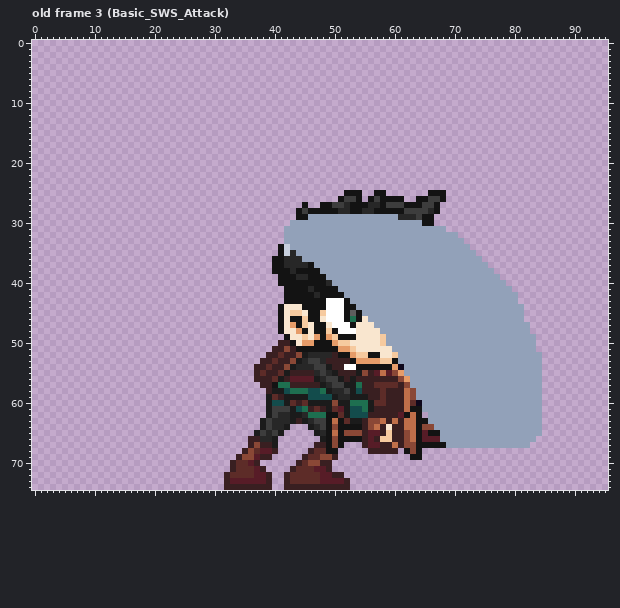
File history of a pixel-art file, Assets/player_sprite.aseprite. That is the earlier state.
96x75 pixels, 29 frames. Shown: old frame 3 (Basic_SWS_Attack). The commit also changed other frames, which this record leaves out.
Now the later version:
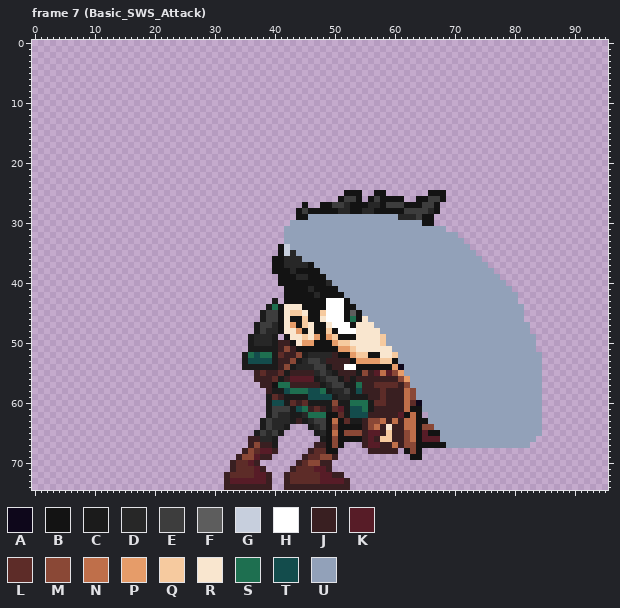
Palette (. is transparent): A #0e071b  B #131313  C #1b1b1b  D #272727  E #3d3d3d  F #5d5d5d  G #c7cfdd  H #ffffff  J #391f21  K #571c27  L #5d2c28  M #8a4836  N #bf6f4a  P #e69c69  Q #f6ca9f  R #f9e6cf  S #1e6f50  T #134c4c  U #92a1b9
A new or re-ordered frame is compared with the old frame closest to it.
From the commit log: climb animation done
The edit:
layer "Male/RightArm_Male/RightShirtSleeves_Mal" now shown
frames re-ordered
Frame 7 (Basic_SWS_Attack) against old frame 3 (Basic_SWS_Attack), layer "Male/RightArm_Male/RightShirtSleeves_Mal":
y 43: x 40 . -> C
y 44: x 39..40 .. -> CS
y 45..46: x 38..40 ... -> CEE
y 47: x 37..40 .... -> CEED
y 48: x 37..40 .... -> CEDD
y 49..50: x 36..40 ..... -> CDDDC
y 51: x 36..40 ....J -> CCCCC
y 52: x 35..40 ....JJ -> CSTSSC
y 53: x 35..40 ...JJL -> CTTTTC
y 54: x 35..40 ..JJLJ -> CCCCCC
Changed places in both pictures, as pixel boxes (x1, y1, x2, y2):
changed: (242, 298, 278, 370)
